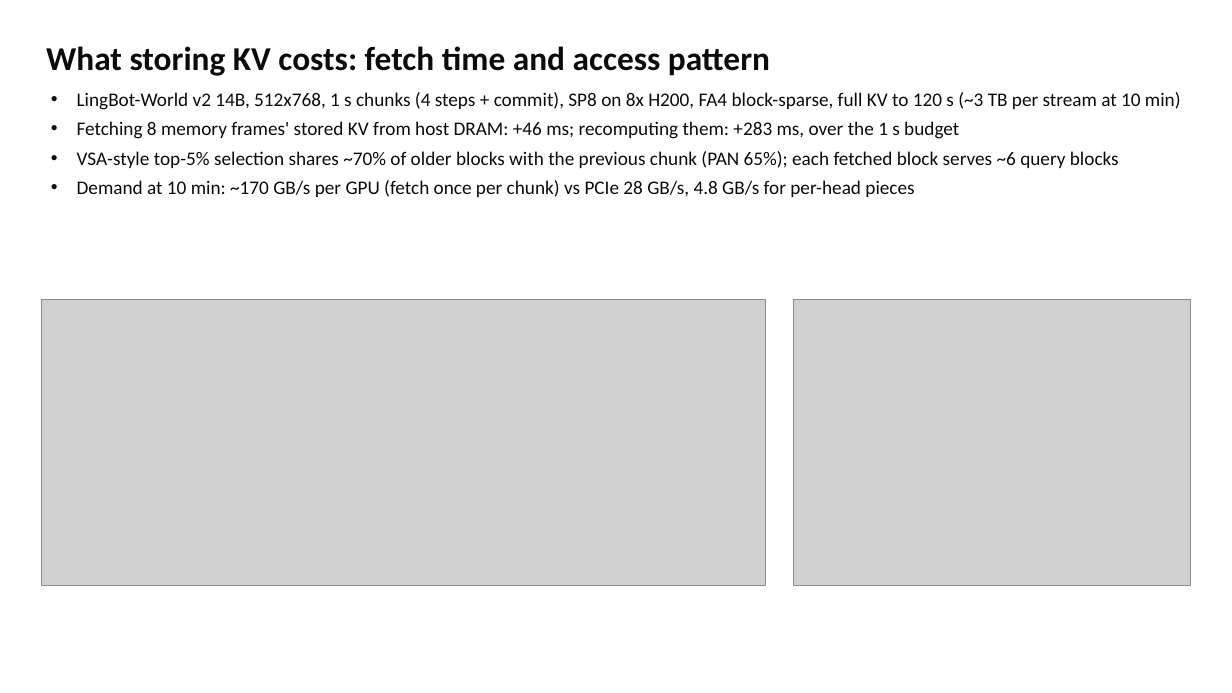
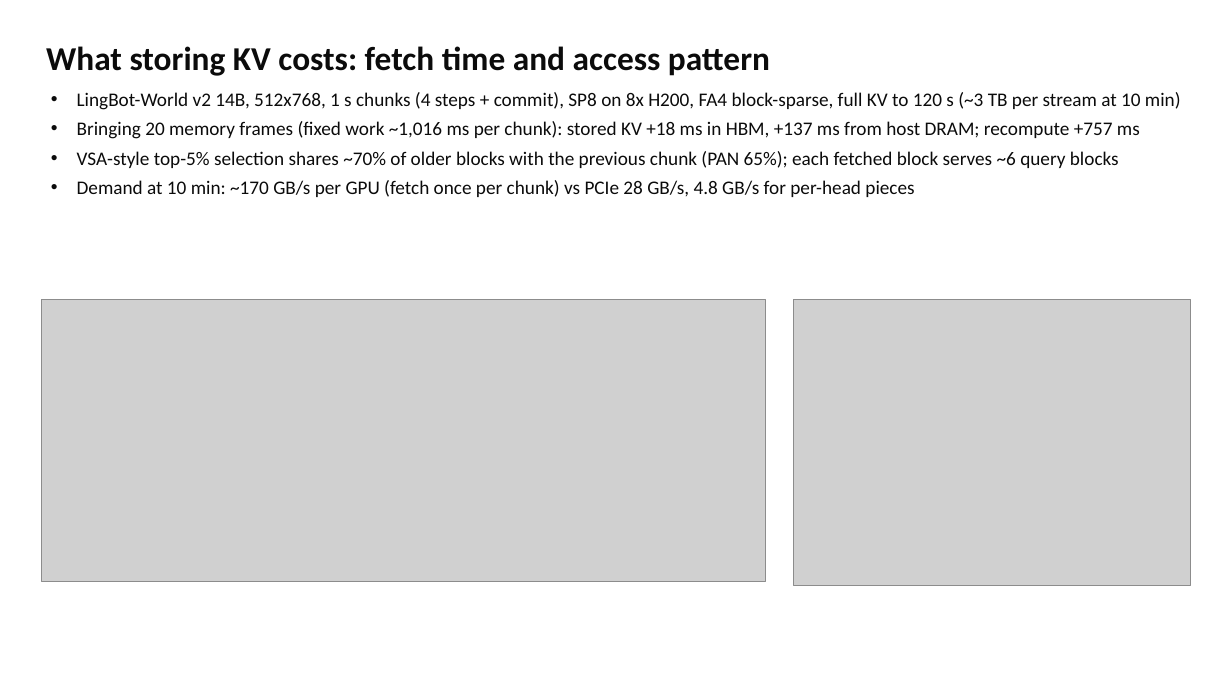
Before and after one commit to mignonjia/Project-Glass, a slide deck: slide 2 of docs/report/report_2slides.pptx. Drawn at 1232x693 pixels with LibreOffice and Linux fonts; fonts in the diff are those of the drawing; grey boxes stand for pictures. Boxes give left, top, right and bottom in pixels: in the first picture for what was removed or moved away, otherwise in the second. Text is boxed around its words. In the diff, an @@ line names an element or a change of style, - is before the commit and + after.

```diff
--- a/docs/report/report_2slides.pptx
+++ b/docs/report/report_2slides.pptx
@@ text at bbox=[77, 121, 1140, 139]: text changed @@
-• Fetching 8 memory frames' stored KV from host DRAM: +46 ms; recomputing them: +283 ms, over the 1 s budget
+• Bringing 20 memory frames (fixed work ~1,016 ms per chunk): stored KV +18 ms in HBM, +137 ms from host DRAM; recompute +757 ms
@@ picture: place and size @@
-picture at bbox=[42, 299, 766, 586]
+picture at bbox=[42, 299, 766, 582]
```
Also in this commit, not shown: 43 other files.
